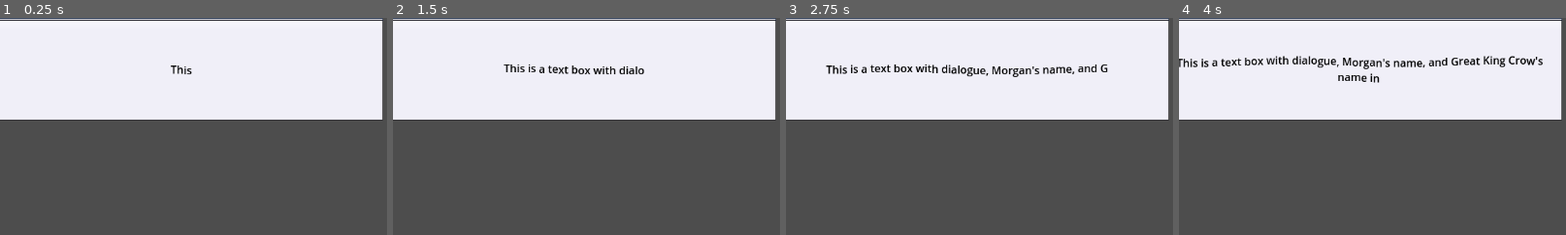
Above: before the commit, frames 1-4 (left to right).
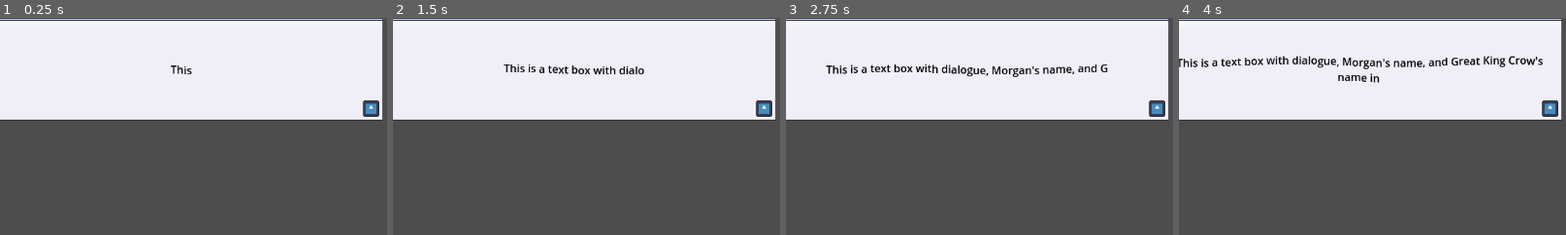
Above: after the commit, the same moments.

Repository: WeekOldFishBones/RPGBattleTest
Game: Godot game, scene res://Dialogue.tscn
The game is run twice, just before and just after one commit, with the same random seed, the same clock (stepped at 60 frames per second) and the same inputs. The engine's default icon, where the game draws it, is replaced by a stand-in: a white triangle on a blue panel in a dark square.
Inputs:
- Up to frame 1 (0.25 s): no input
- Up to frame 2 (1.5 s): no input
- Up to frame 3 (2.75 s): no input
- Up to frame 4 (4 s): no input
The pictures show only the part of the screen within x 3-53%, y 0-50%; the shares and areas given below are measured in that part.

The runs differ from the first frame. In frame 1, 0.3% of the frame differs, in the area x 93-98%, y 37-46%; in frame 2, 0.3%; in frame 3, 0.3%; in frame 4, 0.3%.

Commit message:
update v0.04
updated flow chart with optimisations. made dialogue update with just one line, using two functions. added continue_icon.

Diff:
--- a/Dialogue.tscn
+++ b/Dialogue.tscn
@@ -1,7 +1,8 @@
-[gd_scene load_steps=3 format=3 uid="uid://htcjmt11tfv2"]
+[gd_scene load_steps=4 format=3 uid="uid://htcjmt11tfv2"]
 
 [ext_resource type="Script" uid="uid://drfmvm5vl7lyc" path="res://dialogue.gd" id="1_4xg4g"]
 [ext_resource type="Texture2D" uid="uid://bfkej38ugsubq" path="res://DemoUiBackgroundNineRect.png" id="2_qtnsr"]
+[ext_resource type="Texture2D" uid="uid://dlvdmb5hdrx30" path="res://icon.svg" id="3_qtnsr"]
 
 [node name="Dialogue" type="Control"]
 layout_mode = 3
@@ -29,13 +30,16 @@
 offset_right = 582.0
 offset_bottom = 135.0
 bbcode_enabled = true
-text = "[color=black][wave amplitude=5]This is a text box with dialogue and {PLAYER}'s name in it![/wave]
-[wave amplitude=5]This is a text box with dialogue and {PLAYER}'s name in it![/wave]
-[wave amplitude=5]This is a text box with dialogue and {PLAYER}'s name in it![/wave][/color]"
+text = "[wave amplitude=5][color=black]PLACEHOLDER :)[/color][/wave]"
 horizontal_alignment = 1
 vertical_alignment = 1
 
 [node name="TypeTimer" type="Timer" parent="."]
 wait_time = 0.05
 
+[node name="Continue_Icon" type="Sprite2D" parent="."]
+position = Vector2(582, 135)
+scale = Vector2(0.1875, 0.1875)
+texture = ExtResource("3_qtnsr")
+
 [connection signal="timeout" from="TypeTimer" to="." method="_on_type_timer_timeout"]
--- a/dialogue.gd
+++ b/dialogue.gd
@@ -10,7 +10,6 @@
 signal message_complete()
 
 var replacement_regex = RegEx.new()
-var message_array = []
 var replacement_dict = {
 	"PLAYER": player_dict.name,
 	"ENEMY": enemy_dict.name
@@ -18,15 +17,9 @@
 var output_message
 
 func _ready() -> void:
-	update_message("[color=black][wave amplitude=5]This is a text box with dialogue, $PLAYER$'s name, and $ENEMY$'s name in it![/wave][/color]")
-	placeholder_splitter(content.text)
-	update_message(replace_placeholders(message_array, replacement_dict))
+	update_message(replace_placeholders("[color=black][wave amplitude=5]This is a text box with dialogue, $PLAYER$'s name, and $ENEMY$'s name in it![/wave][/color]", replacement_dict))
 
-func update_message(message) -> void:
-	content.text = message
-	content.visible_characters = 0
-	type_timer.start()
-
+#display text content in typewriter style
 func _on_type_timer_timeout() -> void:
 	if content.visible_characters < content.text.length():
 		content.visible_characters += 1
@@ -34,18 +27,25 @@
 		type_timer.stop()
 		message_complete.emit()
 
-func placeholder_splitter(message):
+#update content.text
+func update_message(message) -> void:
+	content.text = message
+	content.visible_characters = 0
+	type_timer.start()
+
+#replace placeholders in input text
+func replace_placeholders(message : String, replacements : Dictionary):
+	var message_array = []
+	#split message by placeholders and assign to message_array
 	message_array = message.split("$", true, 0)
 	print(message_array)
-
-func replace_placeholders(input_array : Array, replacements : Dictionary):
-	var new_message_array = []
-	message_array = input_array
+	#make a new_message_array to store the final string
+	var output_message_array = []
 	replacement_dict = replacements
-	for i in input_array:
+	for i in message_array:
 		if replacements.has(i):
-			new_message_array.push_back(replacements.get(i))
+			output_message_array.push_back(replacements.get(i))
 		else:
-			new_message_array.push_back(i)
-	print(new_message_array)
-	return "".join(new_message_array)
+			output_message_array.push_back(i)
+	print(output_message_array)
+	return "".join(output_message_array)
Not shown, changed: RPGTest_DialogueFlowchart.drawio.xml
